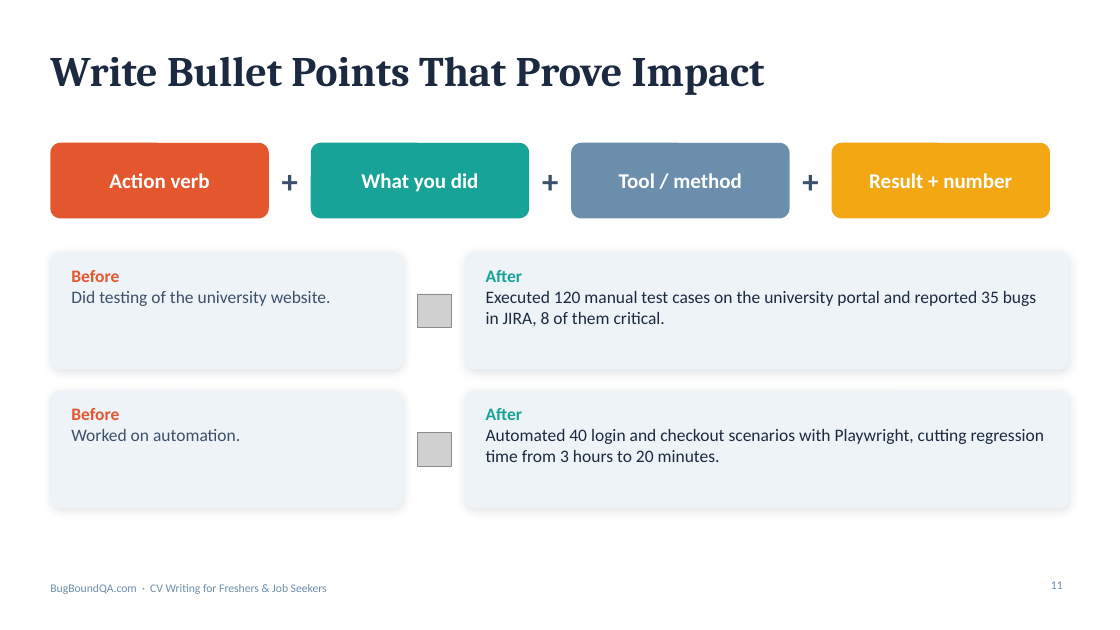
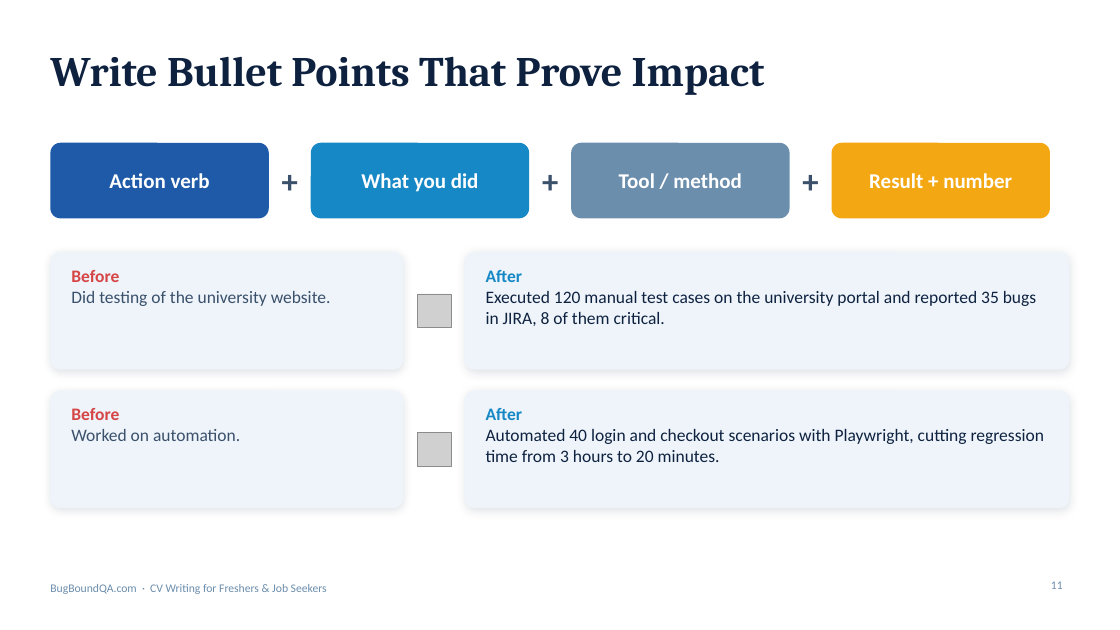
Before and after one commit to Katha-Sikdar/AutomationWithPlayWright, a slide deck: slide 11 of presentations/CV_Writing_for_Freshers_BugBoundQA.pptx. Drawn at 1120x630 pixels with LibreOffice and Linux fonts; fonts in the diff are those of the drawing; grey boxes stand for pictures; background and template pictures are left out. Boxes give left, top, right and bottom in pixels: in the first picture for what was removed or moved away, otherwise in the second. Text is boxed around its words. In the diff, an @@ line names an element or a change of style, - is before the commit and + after.

```diff
--- a/presentations/CV_Writing_for_Freshers_BugBoundQA.pptx
+++ b/presentations/CV_Writing_for_Freshers_BugBoundQA.pptx
@@ rounded rectangle at <box>50,143,269,218</box>: fill #E4572E to #1E5AA8 @@
@@ rounded rectangle at <box>311,143,529,218</box>: fill #17A398 to #1688C6 @@
@@ text "After" at <box>486,270,1036,326</box>: text colour #17A398 to #1688C6 in "After"; text colour #1B2A41 to #0E2240 @@
@@ text at <box>71,270,119,282</box>: text colour #E4572E to #D64545 in "Before" @@
@@ fill #EEF3F7 to #EEF4FA; shadow changed in 4 elements at <box>465,252,1070,370</box>, <box>465,391,1070,508</box>, <box>50,252,403,370</box>, <box>50,391,403,508</box> @@
@@ text at <box>71,408,119,420</box>: text colour #E4572E to #D64545 in "Before" @@
@@ text "After" at <box>486,408,1044,462</box>: text colour #17A398 to #1688C6 in "After"; text colour #1B2A41 to #0E2240 @@
```
Also in this commit, not shown: 18 other slides changed.
